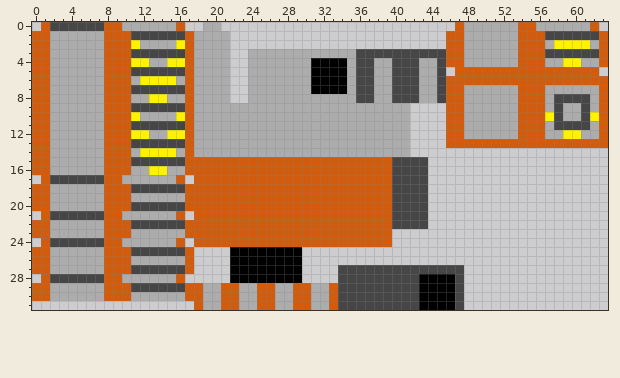
File history of a pixel-art sprite, res/assets/industrialprocessing/textures/render/ModelConveyor.png. Above is the file before it was changed.
The file is 64x32 pixels.
New version:
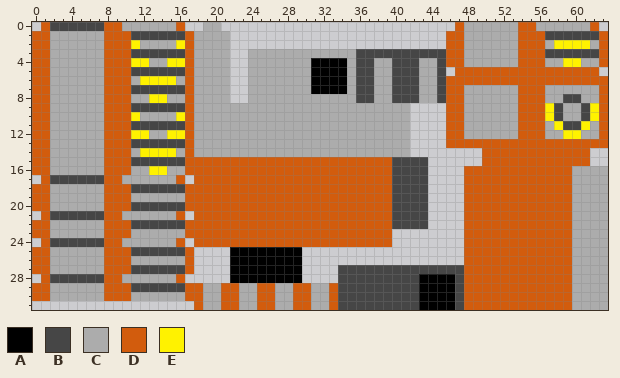
Palette (. is transparent): A #000000  B #464646  C #acacac  D #d25c0d  E #fff200
Commit: Added volume to conveyor models
What changed:
@@ x 46..63 @@
  7 DDCCCCCCDDDCCCCCCD
- 8 DDCCCCCCDDDCBBBBCD
- 9 DDCCCCCCDDDCBCCBCD
+ 8 DDCCCCCCDDDCCBBCCD
+ 9 DDCCCCCCDDDEBCCBED
 10 DDCCCCCCDDDEBCCBED
-11 DDCCCCCCDDDCBBBBCD
+11 DDCCCCCCDDDCEBBECD
 12 DDCCCCCCDDDCCEECCD
 13 DDDDDDDDDDDDDDDDDD
-14 ..................
-15 ..................
-16 ..................
-17 ..................
-18 ..................
-19 ..................
-20 ..................
-21 ..................
-22 ..................
-23 ..................
-24 ..................
-25 ..................
-26 ..................
-27 BB................
-28 AB................
-29 AB................
-30 AB................
-31 AB................
+14 ....DDDDDDDDDDDD..
+15 ....DDDDDDDDDDDD..
+16 ..DDDDDDDDDDDDCCCC
+17 ..DDDDDDDDDDDDCCCC
+18 ..DDDDDDDDDDDDCCCC
+19 ..DDDDDDDDDDDDCCCC
+20 ..DDDDDDDDDDDDCCCC
+21 ..DDDDDDDDDDDDCCCC
+22 ..DDDDDDDDDDDDCCCC
+23 ..DDDDDDDDDDDDCCCC
+24 ..DDDDDDDDDDDDCCCC
+25 ..DDDDDDDDDDDDCCCC
+26 ..DDDDDDDDDDDDCCCC
+27 BBDDDDDDDDDDDDCCCC
+28 ABDDDDDDDDDDDDCCCC
+29 ABDDDDDDDDDDDDCCCC
+30 ABDDDDDDDDDDDDCCCC
+31 ABDDDDDDDDDDDDCCCC
Where, in picture pixels (left, top, right, bottom), the same in both pictures:
changed: (464, 94, 608, 310)
